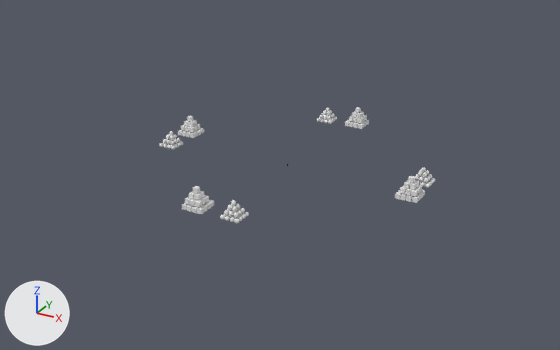
One commit to the glTF model field/field.glb: the scene before it, then after it.
The view is the same before and after, from a camera (50 mm lens) standing at (77.3, -144.2, 69.2) and looking at (-0.6, -2.5, -1.6). Every picture has the same lights, and +X, +Y and +Z are marked at lower left. The picture after the commit comes second. Where no turn or scale is listed for an object, it has been applied to the vertices.
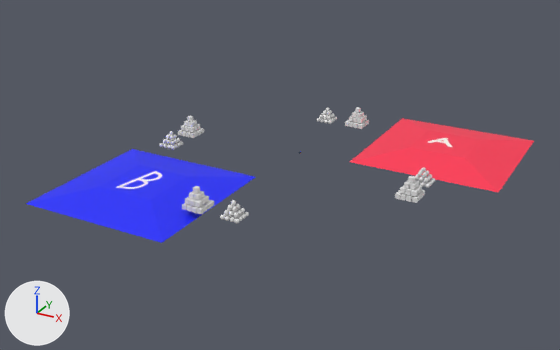
Pixel boxes (x1, y1, x2, y2) of what changed, in the pictures (560 x 350 px):
'{"name":"Bチーム","type":"goal"}.001fixed', added (blue)
    after: (26, 149, 255, 243)
'{"name":"Aチーム","type":"goal"}fixed', added (red)
    after: (350, 118, 534, 192)

The change, as a diff of the scene's bpy script:
```diff
--- a/field/field.glb.py
+++ b/field/field.glb.py
@@ mat_マテリアル_002 @@
 mat_マテリアル_002 = principled_material('マテリアル.002')
-mat_マテリアル_002.texture = img_無題_001
+mat_マテリアル_002.texture = img_無題
@@ mat_material @@
+mat_material = principled_material('Material')
+mat_material.texture = img_無題
@@ me_cube_004 @@
+me_cube_004.from_pydata(...)  # 8 vertices, 12 faces; spans x -17.5..17.5, y -17.5..17.5, z -1.0..1.0
+me_cube_004.materials.append(mat_material)  # picture img_無題
@@ me_cube @@
+me_cube.from_pydata(...)  # 8 vertices, 12 faces; spans x -17.5..17.5, y -17.5..17.5, z -1.0..1.0
+me_cube.materials.append(mat_マテリアル_002)  # picture img_無題
@@ ob_name___bチーム___type___goal___001fixed @@
+ob_name___bチーム___type___goal___001fixed = bpy.data.objects.new('{"name":"Bチーム","type":"goal"}.001fixed', me_cube_004)
+ob_name___bチーム___type___goal___001fixed.location = (-21.5, -24.8, 0.0)
@@ ob_name___aチーム___type___goal__fixed @@
+ob_name___aチーム___type___goal__fixed = bpy.data.objects.new('{"name":"Aチーム","type":"goal"}fixed', me_cube)
+ob_name___aチーム___type___goal__fixed.location = (28.1, 28.0, 0.0)
```
